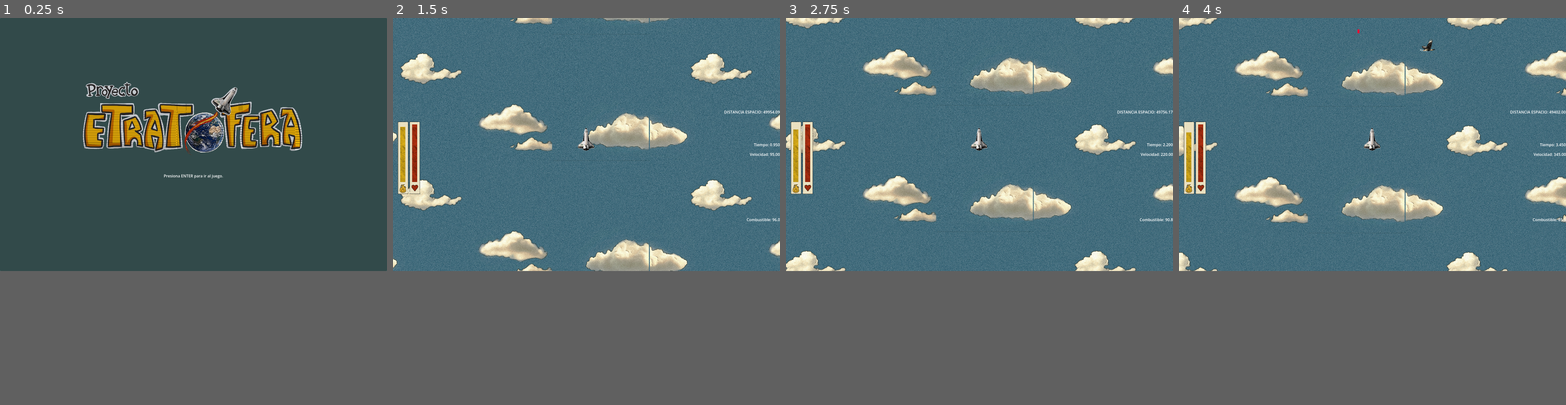
Above: before the commit, frames 1-4 (left to right).
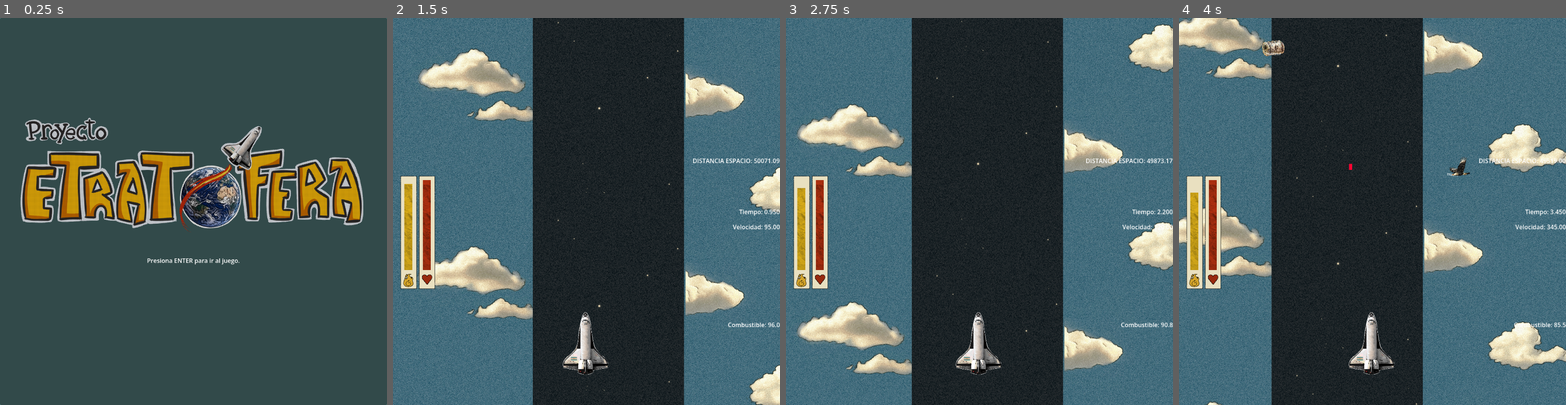
Above: after the commit, the same moments.

Repository: Brahiyan/ProyectoEtratofera
Game: Godot game, scene res://Menus/menu_principal.tscn
The game is run twice, just before and just after one commit, with the same random seed, the same clock (stepped at 60 frames per second) and the same inputs.
Inputs:
- Up to frame 1 (0.25 s): no input
- Up to frame 2 (1.5 s): tap Enter (ENTER) at 0.5 s; hold D (DERECHA) 0.53-1.28 s; hold Enter (ENTER) 0.53-1.28 s; hold A (IZQUIERDA) from 1.28 s (still down); tap K (ABRIR_PARACAIDAS) at 1.35 s
- Up to frame 3 (2.75 s): tap Enter (ENTER) at 1.55, 2.3 s; release A (IZQUIERDA) at 2.03 s; hold D (DERECHA) from 2.03 s (still down); hold S (BAJAR) from 2.03 s (still down)
- Up to frame 4 (4 s): release S (BAJAR) at 2.78 s; tap L (DISPARAR) at 2.85 s; tap Enter (ENTER) at 3.05 s; release D (DERECHA) at 3.53 s; hold A (IZQUIERDA) from 3.53 s (still down); hold Enter (ENTER) from 3.53 s (still down)
In our replay, the window is 800x523 before the commit and 800x800 after it. These sizes can differ from the game's own. Grey fills any space a smaller window leaves; there, only what the larger window draws over its background counts as a difference.

The runs differ from the first frame. In frame 1, 19% of the frame differs, in the area x 0-100%, y 0-100%; in frame 2, 64%; in frame 3, 63%; in frame 4, 65%.

Commit message:
se reducen paracaidas en etapa 3

Diff:
--- a/Entidades/Nave/nave.gd
+++ b/Entidades/Nave/nave.gd
@@ -142,12 +142,9 @@
 
 func movimiento_espacio(delta: float) -> void:
 	velocidad_actual = move_toward(velocidad_actual,-velocidad_maxima,fuerza_propulsion*delta)
-	#velocity.y = move_toward(velocity.y,-velocidad_maxima, fuerza_propulsion*delta)
 
 func movimiento_descenso(delta: float) -> void:
-	#aca tiene que ir una variable con la velocidad de caida.
 	velocidad_actual = move_toward(velocidad_actual,velocidad_descenso,fuerza_propulsion*delta)
-	#velocity.y = move_toward(velocity.y,velocidad_maxima, fuerza_propulsion*delta)
 
 func movimiento_ascenso(delta: float) -> void:
 	if combustible <= 0:
@@ -181,7 +178,7 @@
 
 func aumentar_velocidad(_cantidad: float):
 	if not despego: return
-	velocidad_actual = -velocidad_maxima_turbo
+	velocidad_actual = -velocidad_maxima_turbo * 3
 	velocidad_cambiada.emit(velocidad_actual)
 
 func aumentar_paracaidas() -> void:
@@ -204,12 +201,15 @@
 	combustible = min(combustible_maximo, combustible)
 	combustible_cambiado.emit(combustible)
 
+func quitar_paracaidas(cantidad:int):
+	paracaidas_agarrados -= cantidad
+
 func quitar_combustible(cantidad: float):
 	if not despego: return
 	combustible -= cantidad
 	combustible = max(0, combustible)
 	if combustible <= 0:
-		await get_tree().create_timer(5.0).timeout
+		await get_tree().create_timer(10.0).timeout
 		if combustible > 0: return
 		destruir_nave()
 	combustible_cambiado.emit(combustible)
--- a/Niveles/nivel.gd
+++ b/Niveles/nivel.gd
@@ -24,8 +24,8 @@
 
 
 func _physics_process(_delta: float) -> void:
-	parallax_2d_izquierda.autoscroll.y = -nave.velocidad_actual * 3
-	parallax_2d_derecha.autoscroll.y = -nave.velocidad_actual * 3
+	parallax_2d_izquierda.autoscroll.y = -nave.velocidad_actual * 1.5
+	parallax_2d_derecha.autoscroll.y = -nave.velocidad_actual * 1.5
 
 func activar_animacion_espacio() -> void:
 	if nave.estado == nave.Estados.ASCENDIENDO:
--- a/Niveles/nivel_1.tscn
+++ b/Niveles/nivel_1.tscn
@@ -2,7 +2,7 @@
 
 [ext_resource type="PackedScene" uid="uid://dk5afd25gm05e" path="res://Niveles/nivel.tscn" id="1_hpks4"]
 [ext_resource type="Texture2D" uid="uid://c74pgfq24323s" path="res://Assets/cielo_izquierdo.jpeg" id="2_ssm0c"]
-[ext_resource type="Texture2D" uid="uid://bixgf82h3woyn" path="res://Assets/test.jpg" id="3_yx6ie"]
+[ext_resource type="Texture2D" uid="uid://1t7nvqitwxd3" path="res://Assets/Espacio fondo.png" id="3_m401e"]
 [ext_resource type="Texture2D" uid="uid://d4bysqkl52i60" path="res://Assets/cielo_derecho.jpeg" id="4_sgxf1"]
 [ext_resource type="PackedScene" uid="uid://cvw4erq4nvxs1" path="res://Spawneables/Obstáculos/carancho.tscn" id="5_sgxf1"]
 [ext_resource type="PackedScene" uid="uid://cgrop1gjp4um5" path="res://Spawneables/PowerUps/power_up.tscn" id="5_yx6ie"]
@@ -25,7 +25,7 @@
 offset = Vector2(781.82, 0)
 
 [node name="FondoEspacio" parent="Parallax2DDerecha" index="1" unique_id=482929760]
-texture = ExtResource("3_yx6ie")
+texture = ExtResource("3_m401e")
 
 [node name="Parallax2DIzquierda" parent="." index="3" unique_id=739856162]
 repeat_times = 3
@@ -34,10 +34,17 @@
 texture = ExtResource("2_ssm0c")
 
 [node name="FondoEspacio" parent="Parallax2DIzquierda" index="1" unique_id=1529009033]
-texture = ExtResource("3_yx6ie")
+texture = ExtResource("3_m401e")
 
 [node name="Nave" parent="." index="4" unique_id=143973330]
+position = Vector2(0, 117)
 vida = 5
+
+[node name="Sprite2D" parent="Nave" index="0" unique_id=761473367]
+scale = Vector2(0.35, 0.35)
+
+[node name="Camera2D" parent="Nave" index="2" unique_id=2015964679]
+offset = Vector2(0, -700)
 
 [node name="ParedIzquierda" parent="." index="5" unique_id=249487851]
 position = Vector2(-800, -15599)
--- a/Spawneables/Obstáculos/carancho.tscn
+++ b/Spawneables/Obstáculos/carancho.tscn
@@ -12,10 +12,11 @@
 
 [node name="Carancho" unique_id=1793564540 instance=ExtResource("1_8r2ot")]
 curve = SubResource("Curve2D_d44ad")
+tipo = 1
 
 [node name="PathFollow2D" parent="." index="0" unique_id=960313485]
 position = Vector2(-5, -1)
-rotation = -0.064959496
+rotation = -0.06495949
 
 [node name="Sprite2D" parent="PathFollow2D" index="4" unique_id=837918906]
 texture = ExtResource("2_d44ad")
--- a/Spawneables/Obstáculos/obstaculos.gd
+++ b/Spawneables/Obstáculos/obstaculos.gd
@@ -5,9 +5,12 @@
 enum TipoDebuff {
 	VELOCIDAD_MENOS,
 	COMBUSTIBLE_MENOS,
+	QUITAR_PARACAIDAS
 }
 
 @export var cantidad: float = 0.3
+@export var cantidad_de_paracaidas: int = 1
+
 @export var tipo: TipoDebuff = TipoDebuff.VELOCIDAD_MENOS
 @export var velocidad_path: float = 0.2
 
@@ -35,6 +38,13 @@
 				nave.desactivar_escudo()
 			else:
 				nave.reducir_velocidad()
+		TipoDebuff.COMBUSTIBLE_MENOS:
+			if nave.escudo_activo:
+				nave.desactivar_escudo()
+			else:
+				nave.quitar_combustible(cantidad)
+		TipoDebuff.QUITAR_PARACAIDAS:
+			nave.quitar_paracaidas()
 
 func set_velocidad_caida(valor: float) -> void:
 	velocidad_caida= valor
--- a/project.godot
+++ b/project.godot
@@ -20,8 +20,8 @@
 
 [display]
 
-window/size/viewport_width=1600
-window/size/viewport_height=1046
+window/size/viewport_width=1024
+window/size/viewport_height=1024
 window/size/resizable=false
 window/size/borderless=true
 
@@ -93,5 +93,4 @@
 
 [rendering]
 
-textures/canvas_textures/default_texture_filter=0
 rendering_device/driver.windows="d3d12"
